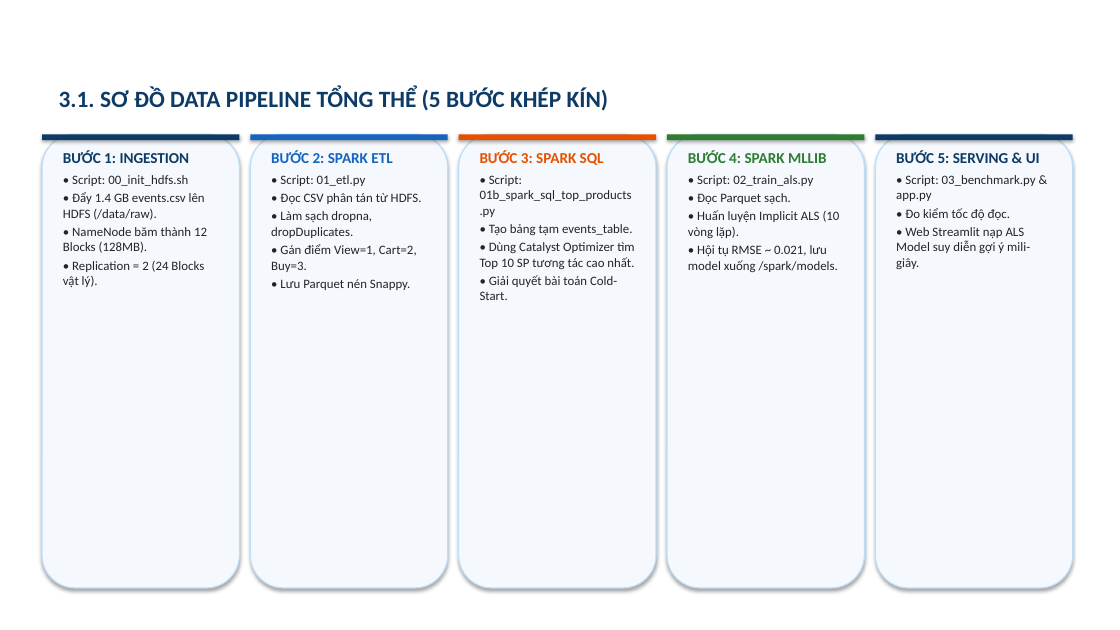
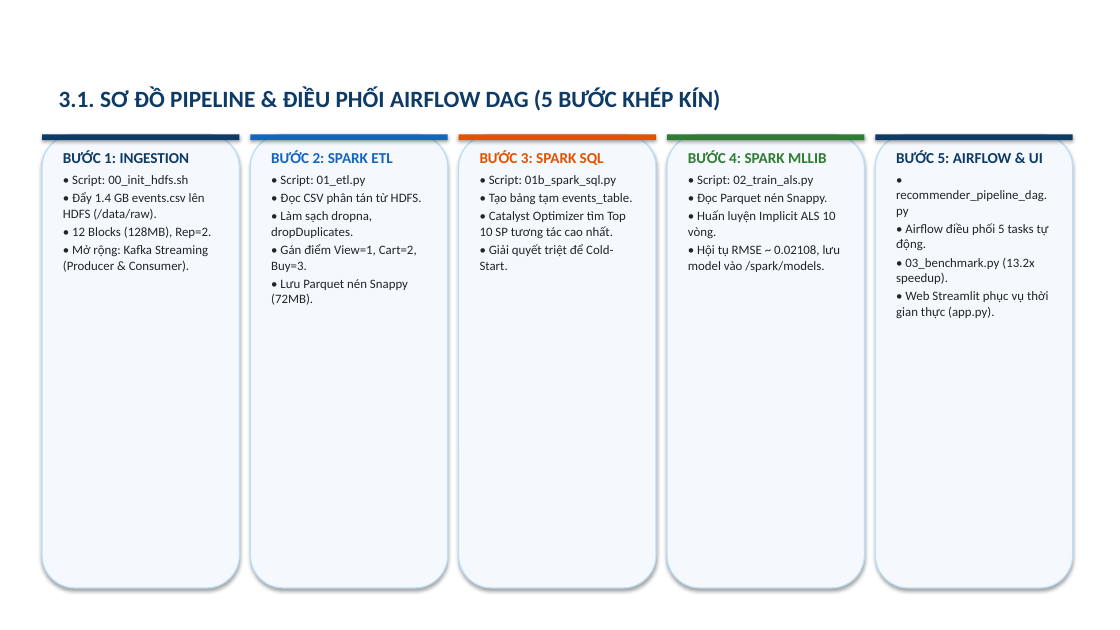
Before and after one commit to trng1006/Product_Recommender, a slide deck: slide 6 of Bao_Cao_BigData_HUIT_15Slides.pptx. Drawn at 1120x630 pixels with LibreOffice and Linux fonts; fonts in the diff are those of the drawing; background and template pictures are left out. Boxes give left, top, right and bottom in pixels: in the first picture for what was removed or moved away, otherwise in the second. Text is boxed around its words. In the diff, an @@ line names an element or a change of style, - is before the commit and + after.

Commit message:
docs: cập nhật thông tin thành viên, kiến trúc Airflow và Kafka trên slide thuyết trình

```diff
--- a/Bao_Cao_BigData_HUIT_15Slides.pptx
+++ b/Bao_Cao_BigData_HUIT_15Slides.pptx
@@ text at <box>59,87,721,111</box>: text changed @@
-3.1. SƠ ĐỒ DATA PIPELINE TỔNG THỂ (5 BƯỚC KHÉP KÍN)
+3.1. SƠ ĐỒ PIPELINE & ĐIỀU PHỐI AIRFLOW DAG (5 BƯỚC KHÉP KÍN)
@@ text at <box>489,175,616,186</box>: text changed @@
-• Script: 01b_spark_sql_top_products.py
+• Script: 01b_spark_sql.py
@@ text at <box>896,150,1049,318</box>: text changed @@
-BƯỚC 5: SERVING & UI
-• Script: 03_benchmark.py & app.py
-• Đo kiểm tốc độ đọc.
-• Web Streamlit nạp ALS Model suy diễn gợi ý mili-giây.
+BƯỚC 5: AIRFLOW & UI
+• recommender_pipeline_dag.py
+• Airflow điều phối 5 tasks tự động.
+• 03_benchmark.py (13.2x speedup).
+• Web Streamlit phục vụ thời gian thực (app.py).
@@ text at <box>688,193,840,272</box>: text changed @@
-• Đọc Parquet sạch.
-• Huấn luyện Implicit ALS (10 vòng lặp).
-• Hội tụ RMSE ~ 0.021, lưu model xuống /spark/models.
+• Đọc Parquet nén Snappy.
+• Huấn luyện Implicit ALS 10 vòng.
+• Hội tụ RMSE ~ 0.02108, lưu model vào /spark/models.
@@ text at <box>63,227,211,272</box>: text changed @@
-• NameNode băm thành 12 Blocks (128MB).
-• Replication = 2 (24 Blocks vật lý).
+• 12 Blocks (128MB), Rep=2.
+• Mở rộng: Kafka Streaming (Producer & Consumer).
@@ text at <box>480,211,626,270</box>: text changed @@
-• Dùng Catalyst Optimizer tìm Top 10 SP tương tác cao nhất.
-• Giải quyết bài toán Cold-Start.
+• Catalyst Optimizer tìm Top 10 SP tương tác cao nhất.
+• Giải quyết triệt để Cold-Start.
@@ text at <box>271,279,408,305</box>: text changed @@
-• Lưu Parquet nén Snappy.
+• Lưu Parquet nén Snappy (72MB).
```
Also in this commit, not shown: 3 other slides changed, 1 other file.
